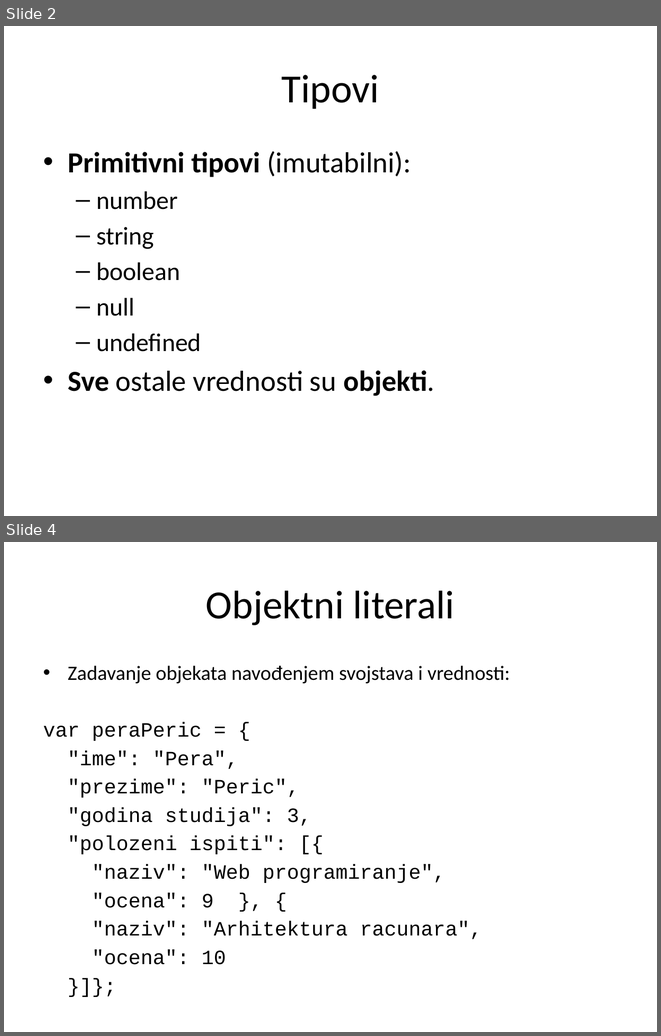
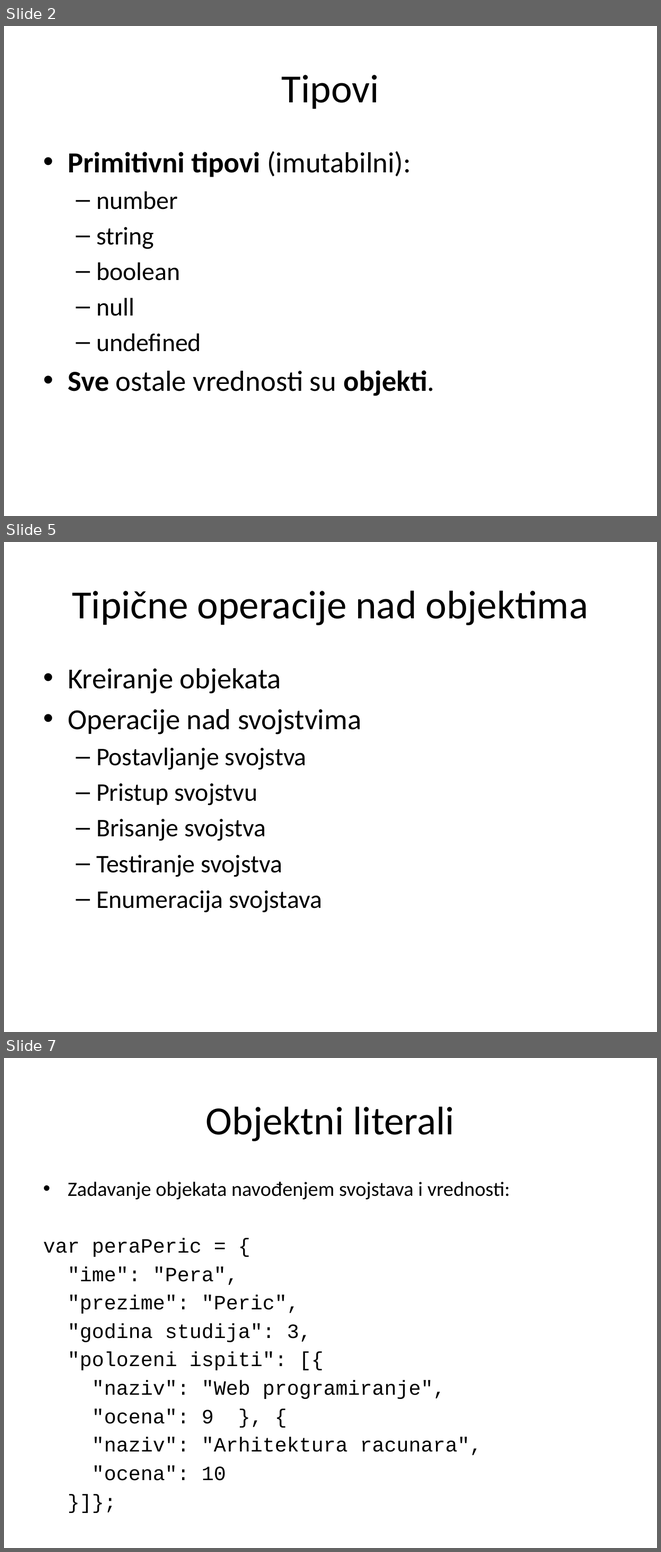
Before and after one commit to StefanAndjelic/2016, a slide deck: JavaScript/01_Objekti/JavaScript_01_Objekti.pptx. Shown one above the other, each under a label of ours: slides 2 and 4 before the commit, slides 2, 5 and 7 after it; the slides between them are not shown. The pictures are 661x1036 and 661x1552 pixels, drawn with LibreOffice and Linux fonts; fonts in the diff are those of the drawing. Boxes give left, top, right and bottom in pixels: in the first picture for what was removed or moved away, otherwise in the second. Text is boxed around its words. In the diff, an @@ line names an element or a change of style, - is before the commit and + after.

Commit message:
JavaScript Objekti

```diff
--- a/JavaScript/01_Objekti/JavaScript_01_Objekti.pptx
+++ b/JavaScript/01_Objekti/JavaScript_01_Objekti.pptx
@@ slide 5 added at (4, 542, 657, 1032), background #FFFFFF @@
@@ title added at (72, 590, 589, 625), 44 pt, text #000000 @@
+Tipične operacije nad objektima
@@ text added at (68, 668, 361, 912), 28 pt, text #000000 @@
+• Kreiranje objekata
+• Operacije nad svojstvima
+  – Postavljanje svojstva
+  – Pristup svojstvu
+  – Brisanje svojstva
+  – Testiranje svojstva
+  – Enumeracija svojstava
@@ what was slide 4 is now slide 7 @@
```
Also in this commit, not shown: 5 slides changed, 24 other slides added, 1 slide removed, 2 other files.
